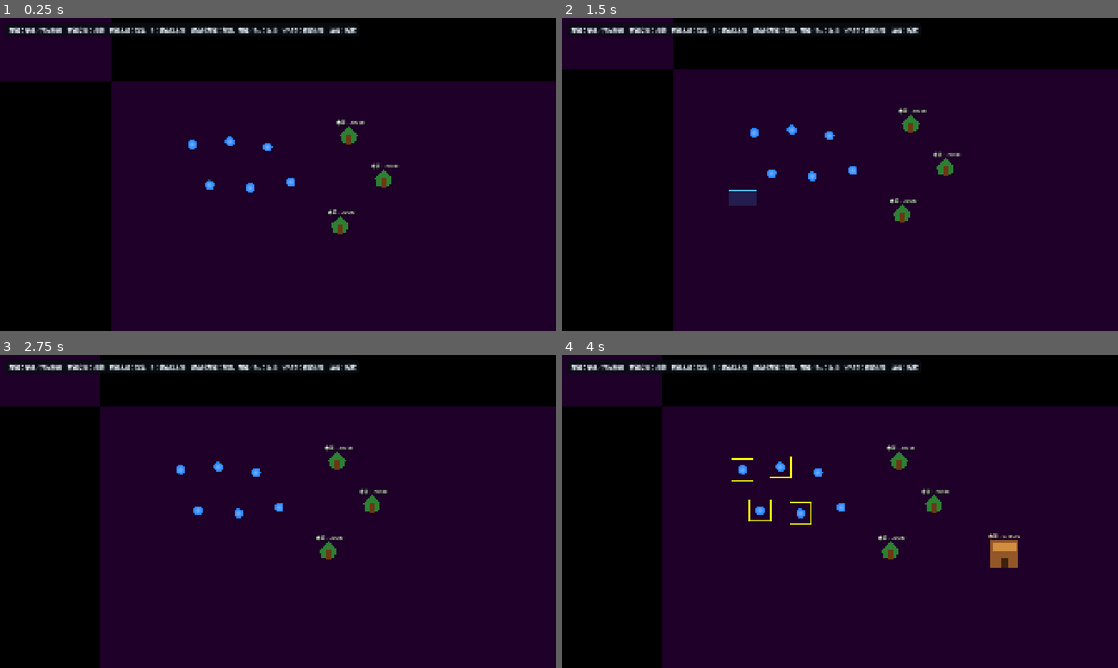
Above: before the commit, frames 1-4 (two rows, left to right).
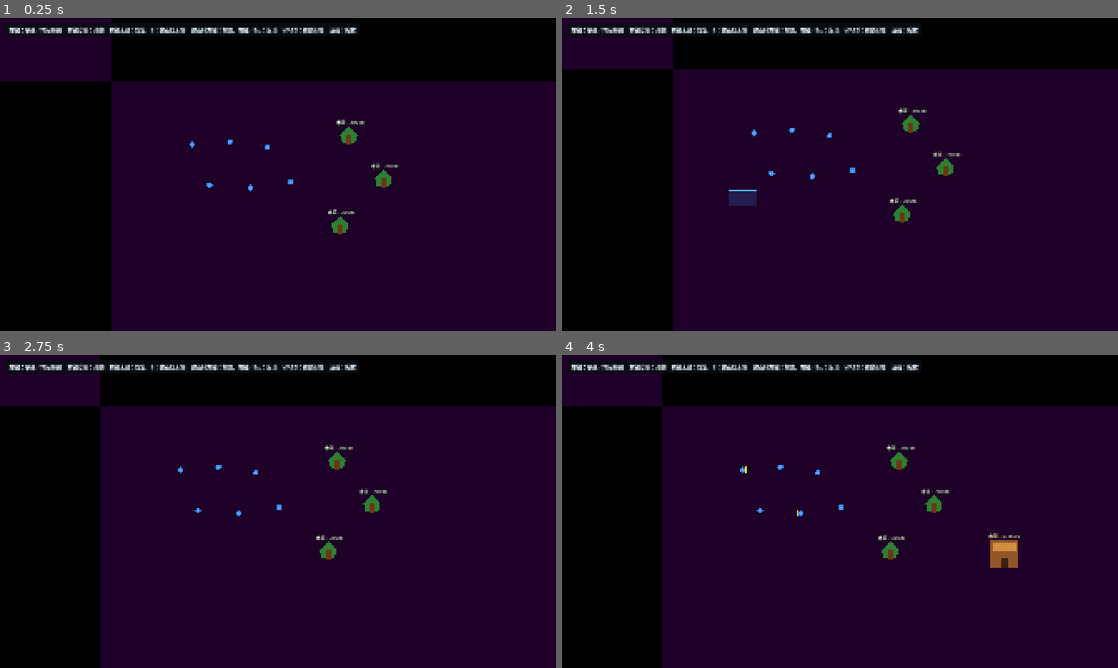
Above: after the commit, the same moments.

Repository: quittingjack/production_v3
Game: Godot game, scene res://scenes/Main.tscn
The game is run twice, just before and just after one commit, with the same random seed, the same clock (stepped at 60 frames per second) and the same inputs.
Inputs (mouse positions are in pixels of both pictures, inside the frame that each line leads up to):
- Up to frame 1 (0.25 s): no input
- Up to frame 2 (1.5 s): tap Enter at 0.5 s; move the mouse to (962, 158) at 0.52 s; tap S (camera_down) at 0.6 s; click (962, 158) at 0.67 s; tap Space at 1.25 s; drag from (728, 190) to (812, 237) at 1.27 s
- Up to frame 3 (2.75 s): move the mouse to (333, 442) at 2.02 s; tap D (camera_right) at 2.1 s; click (333, 442) at 2.17 s
- Up to frame 4 (4 s): tap Enter at 2.75 s; drag from (812, 574) to (673, 464) at 2.77 s; move the mouse to (1006, 558) at 3.52 s; tap B at 3.6 s; click (1006, 558) at 3.67 s

The runs differ from the first frame. In frame 1, 0.2% of the frame differs, in the area x 33-53%, y 37-56%; in frame 2, 0.2%; in frame 3, 0.2%; in frame 4, 0.4%, in the area x 30-51%, y 32-55%.

Commit message:
Adjust villager properties for improved scaling and collision detection

Diff:
--- a/scenes/Villager.tscn
+++ b/scenes/Villager.tscn
@@ -5,30 +5,32 @@
 [ext_resource type="Texture2D" uid="uid://b1frdjwlqnyxq" path="res://assets/selection_highlight.png" id="3_highlight"]
 
 [sub_resource type="CircleShape2D" id="CircleShape2D_villager"]
-radius = 16.0
+radius = 9.6
 
 [node name="Villager" type="CharacterBody2D" unique_id=1939594127 groups=["villagers"]]
 collision_mask = 3
 script = ExtResource("1_script")
 avoidance_neighbor_distance = 90.0
+size_scale = 0.3
 
 [node name="BodySprite" type="Sprite2D" parent="." unique_id=1825924388]
 texture_filter = 1
-scale = Vector2(0.5, 0.5)
+scale = Vector2(0.3, 0.3)
 texture = ExtResource("2_villager")
 
 [node name="SelectionHighlight" type="Sprite2D" parent="." unique_id=766331769]
 visible = false
 z_index = 1
 texture_filter = 1
+scale = Vector2(0.3, 0.3)
 texture = ExtResource("3_highlight")
 
 [node name="BackpackLabel" type="Label" parent="." unique_id=696285079]
 z_index = 2
-offset_left = -50.0
-offset_top = -60.0
-offset_right = 50.0
-offset_bottom = -36.0
+offset_left = -15.0
+offset_top = -18.0
+offset_right = 15.0
+offset_bottom = -10.8
 theme_override_colors/font_color = Color(0.88, 0.95, 1, 1)
 theme_override_colors/font_shadow_color = Color(0, 0, 0, 0.9)
 theme_override_constants/shadow_offset_x = 1
@@ -43,4 +45,7 @@
 path_desired_distance = 8.0
 target_desired_distance = 4.0
 avoidance_enabled = true
-radius = 16.0
+radius = 9.6
+neighbor_distance = 90.0
+max_neighbors = 8
+max_speed = 220.0
--- a/scripts/villager.gd
+++ b/scripts/villager.gd
@@ -1,9 +1,18 @@
+@tool
 class_name Villager
 extends CharacterBody2D
 
 signal selection_changed(villager: Villager, is_selected: bool)
 
-const RADIUS := 32.0
+const BASE_BODY_SCALE := Vector2(1.0, 1.0)
+const BASE_COLLISION_RADIUS := 32.0
+const BASE_SELECTION_RADIUS := 32.0
+const BASE_LABEL_OFFSETS := {
+	"left": -50.0,
+	"top": -60.0,
+	"right": 50.0,
+	"bottom": -36.0,
+}
 
 enum WorkState {
 	IDLE,
@@ -27,8 +36,14 @@
 @export var slot_move_timeout := 3.0
 @export var avoidance_neighbor_distance := 180.0
 @export var avoidance_max_neighbors := 8
-
+@export_range(0.25, 4.0, 0.05) var size_scale := 1.0:
+	set(value):
+		size_scale = maxf(value, 0.05)
+		_apply_size_settings()
+
+@onready var body_sprite: Sprite2D = $BodySprite
 @onready var selection_highlight: Sprite2D = $SelectionHighlight
+@onready var collision_shape: CollisionShape2D = $CollisionShape2D
 @onready var navigation_agent: NavigationAgent2D = $NavigationAgent2D
 @onready var backpack_label: Label = $BackpackLabel
 
@@ -46,12 +61,17 @@
 var _resource_slot := -1
 var _building_slot := -1
 var _approach_direction := 0
+var _selection_radius := BASE_SELECTION_RADIUS
+
+
+func _enter_tree() -> void:
+	_apply_size_settings()
 
 
 func _ready() -> void:
+	_apply_size_settings()
 	_approach_direction = int(get_instance_id() % 4)
 	navigation_agent.avoidance_enabled = true
-	navigation_agent.radius = RADIUS
 	navigation_agent.max_speed = move_speed
 	navigation_agent.neighbor_distance = avoidance_neighbor_distance
 	navigation_agent.max_neighbors = avoidance_max_neighbors
@@ -157,7 +177,30 @@
 
 
 func contains_point(world_position: Vector2) -> bool:
-	return global_position.distance_squared_to(world_position) <= RADIUS * RADIUS
+	return (
+		global_position.distance_squared_to(world_position)
+		<= _selection_radius * _selection_radius
+	)
+
+
+func _apply_size_settings() -> void:
+	_selection_radius = BASE_SELECTION_RADIUS * size_scale
+
+	if not is_node_ready():
+		return
+
+	body_sprite.scale = BASE_BODY_SCALE * size_scale
+	selection_highlight.scale = Vector2.ONE * size_scale
+
+	var circle_shape := collision_shape.shape as CircleShape2D
+	if circle_shape:
+		circle_shape.radius = BASE_COLLISION_RADIUS * size_scale
+
+	navigation_agent.radius = BASE_COLLISION_RADIUS * size_scale
+	backpack_label.offset_left = BASE_LABEL_OFFSETS["left"] * size_scale
+	backpack_label.offset_top = BASE_LABEL_OFFSETS["top"] * size_scale
+	backpack_label.offset_right = BASE_LABEL_OFFSETS["right"] * size_scale
+	backpack_label.offset_bottom = BASE_LABEL_OFFSETS["bottom"] * size_scale
 
 
 func _update_work(delta: float) -> void:
